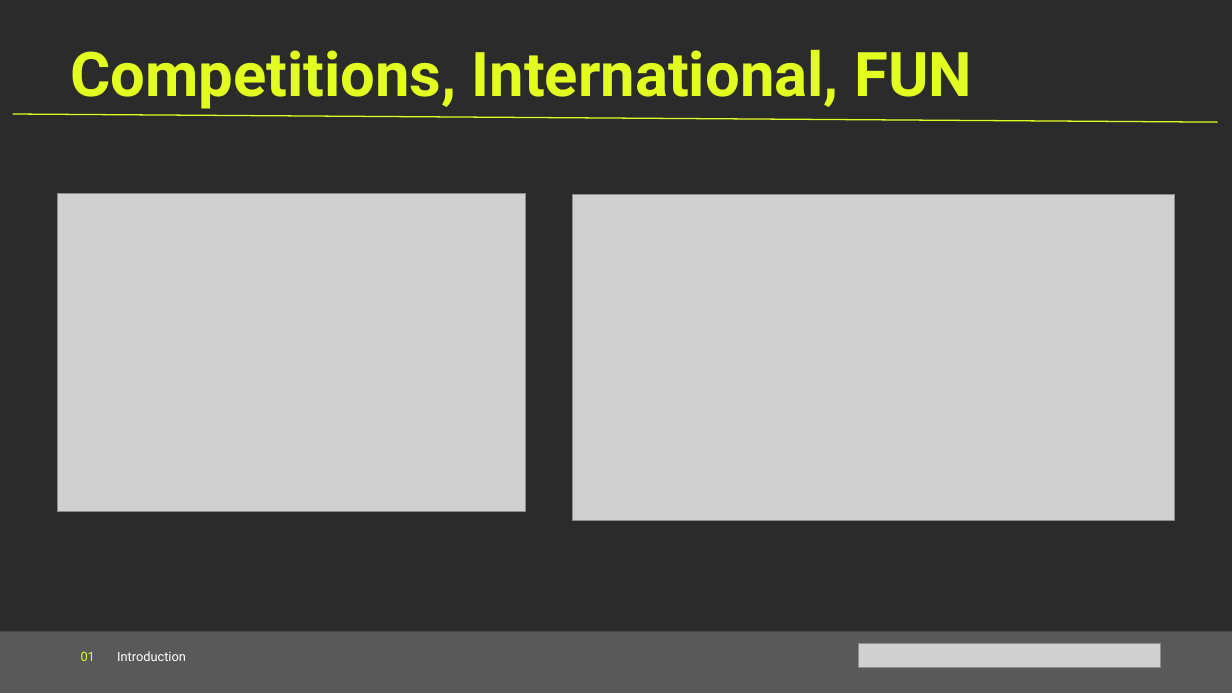
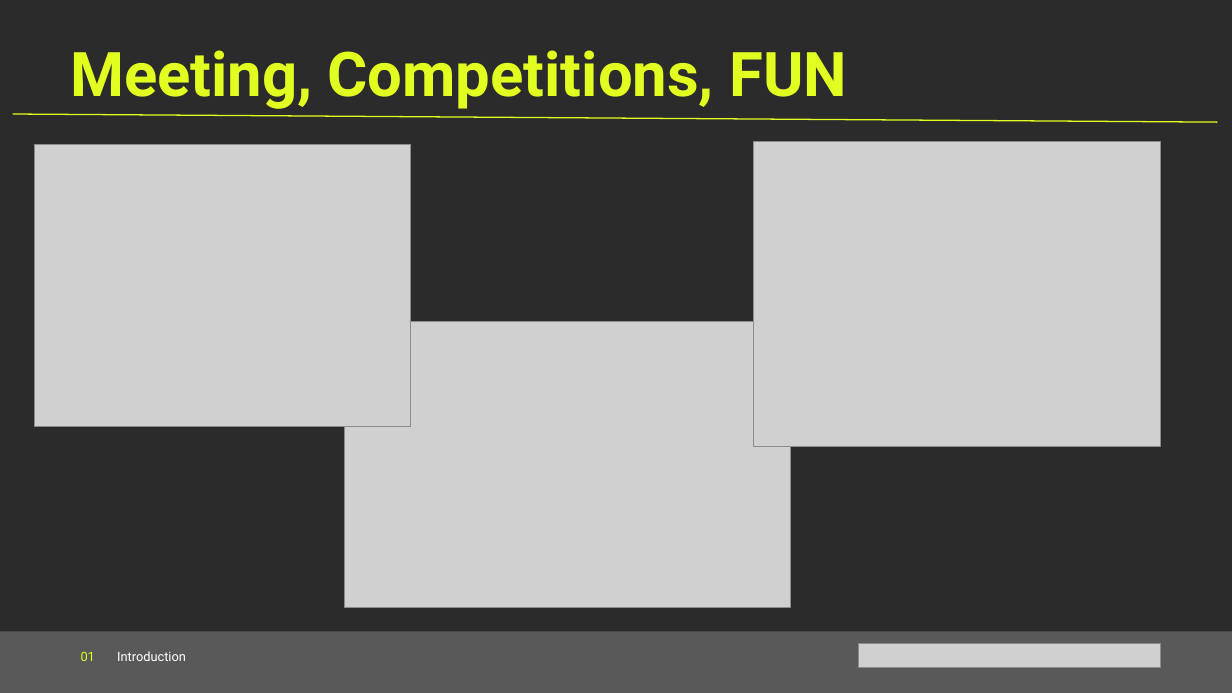
Before and after one commit to Cyanivde/technion-ctf, a slide deck: slide 3 of files/introduction.pptx. Drawn at 1232x693 pixels with LibreOffice and Linux fonts; fonts in the diff are those of the drawing; grey boxes stand for pictures; background and template pictures are left out; a plain dark background stands for a picture behind light text. Boxes give left, top, right and bottom in pixels: in the first picture for what was removed or moved away, otherwise in the second. Text is boxed around its words. In the diff, an @@ line names an element or a change of style, - is before the commit and + after.

```diff
--- a/files/introduction.pptx
+++ b/files/introduction.pptx
@@ text at box(70, 50, 847, 109): text changed @@
-Competitions, International, FUN
+Meeting, Competitions, FUN
@@ picture added at box(35, 144, 411, 426) @@
@@ picture added at box(754, 141, 1161, 446) @@
@@ picture removed at box(57, 193, 525, 512) @@
@@ picture removed at box(572, 194, 1175, 519) @@
@@ picture added at box(345, 322, 791, 607) @@
```
Also in this commit, not shown: 6 other slides changed, 13 slides added, 2 other files.
